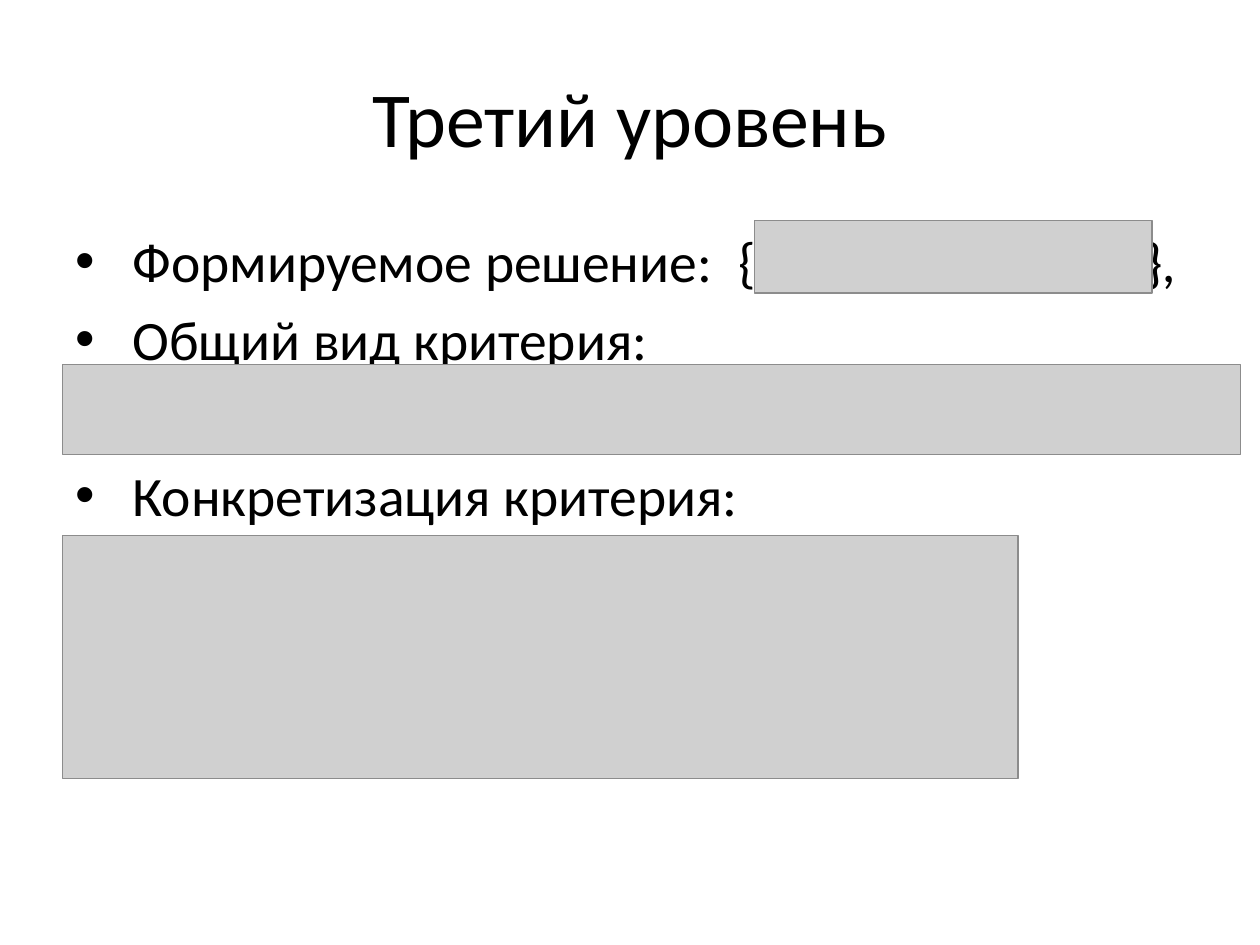
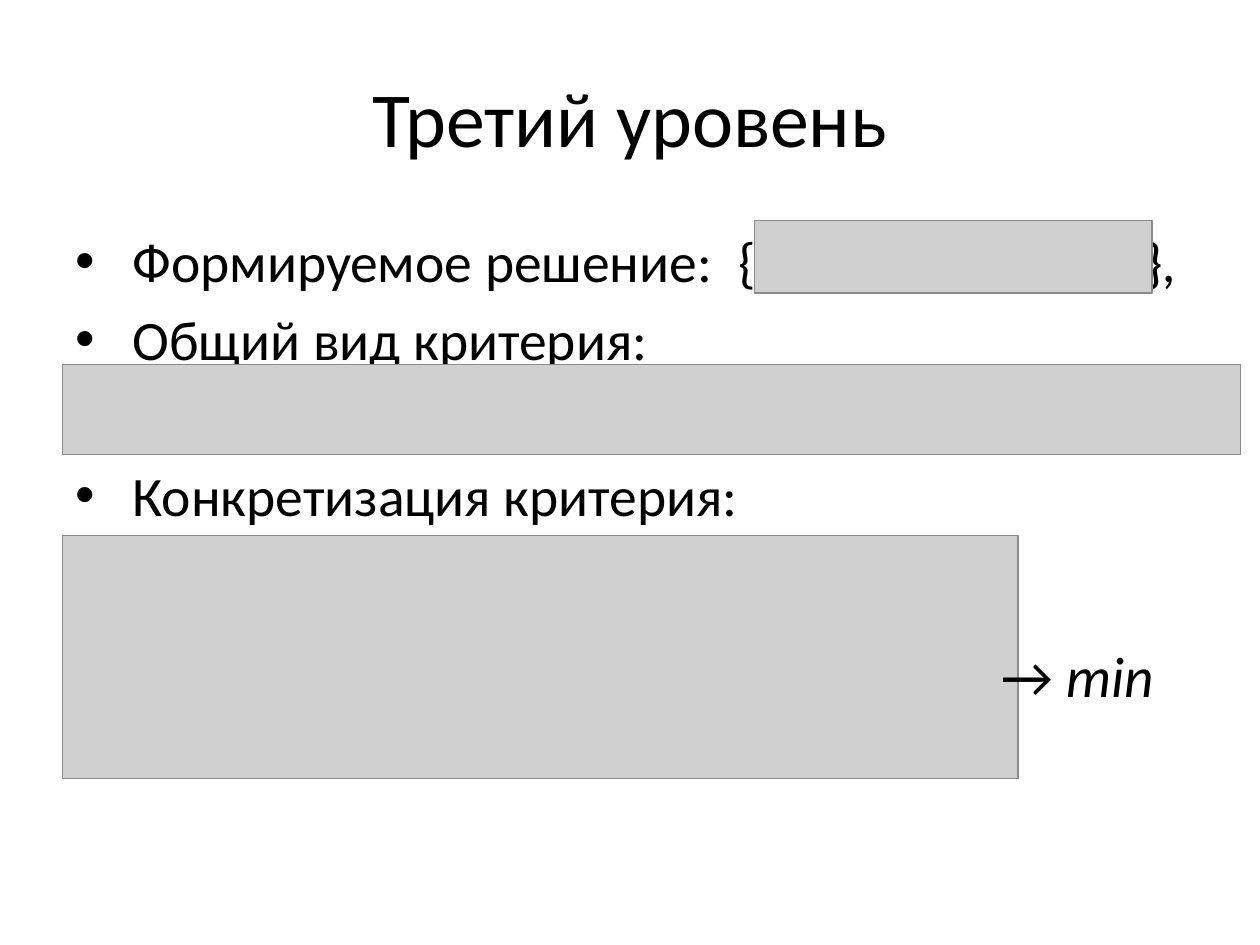
Before and after one commit to sasha2567/diplom, a slide deck: slide 12 of К защите/Саша/В диплом/На защиту/На защиту.pptx (slide 11 before the commit). Drawn at 1260x945 pixels with LibreOffice and Linux fonts; fonts in the diff are those of the drawing; grey boxes stand for pictures. Boxes give left, top, right and bottom in pixels: in the first picture for what was removed or moved away, otherwise in the second. Text is boxed around its words. In the diff, an @@ line names an element or a change of style, - is before the commit and + after.

```diff
--- a/К защите/Саша/В диплом/На защиту/На защиту.pptx
+++ b/К защите/Саша/В диплом/На защиту/На защиту.pptx
@@ text added at <box>1066,657,1154,697</box>, 36 pt, text #000000, italic @@
+→ min
```
Also in this commit, not shown: 9 other slides changed, 1 other file.
